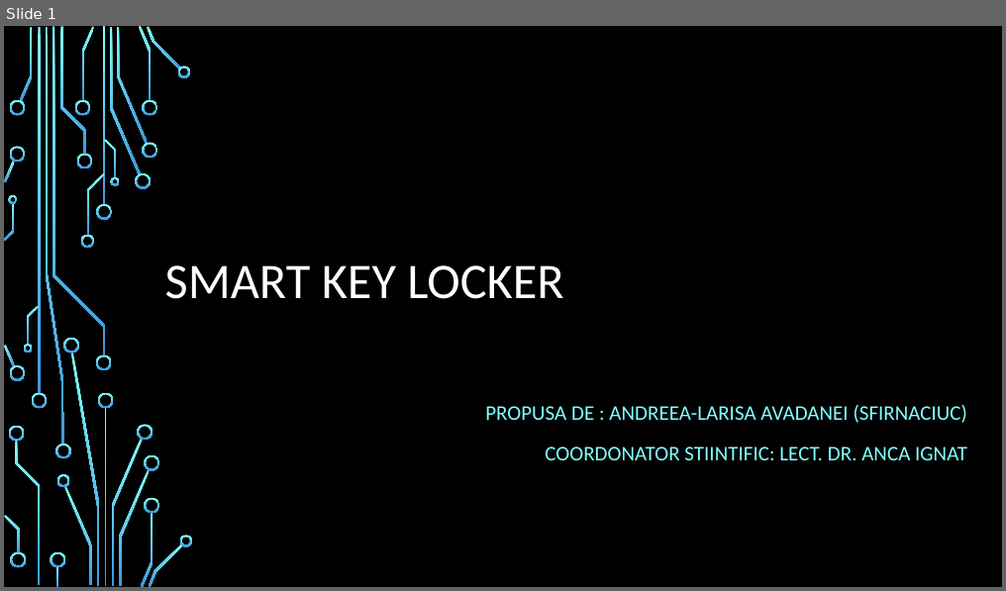
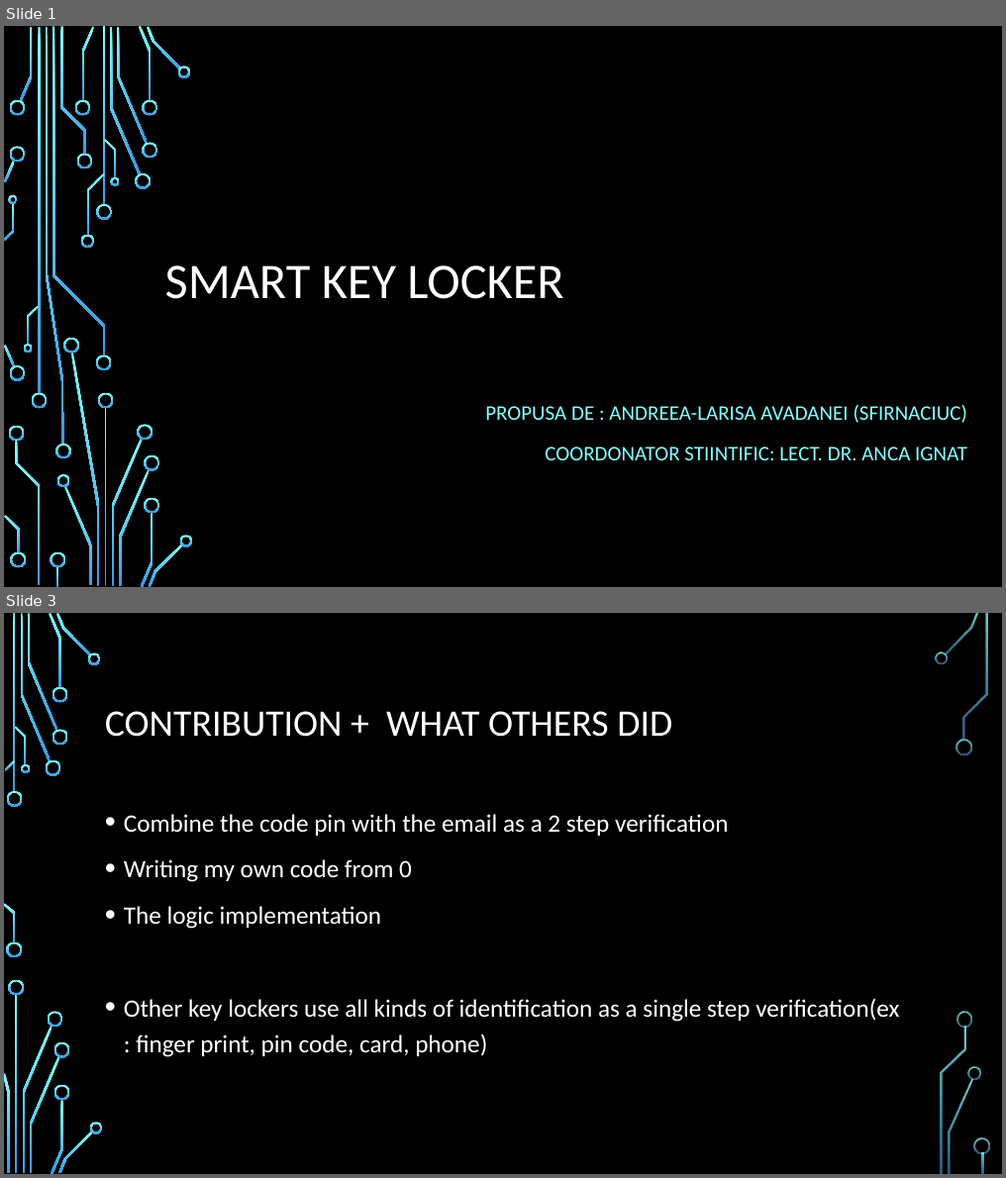
Before and after one commit to ALarissa/Licenta2019--Avadanei-Andreea-Larisa, a slide deck: Smart key locker.pptx. Shown one above the other, each under a label of ours: slide 1 before the commit, slides 1 and 3 after it; the slides between them are not shown. The pictures are 1006x591 and 1006x1178 pixels, drawn with LibreOffice and Linux fonts; fonts in the diff are those of the drawing; background and template pictures are left out. Boxes give left, top, right and bottom in pixels: in the first picture for what was removed or moved away, otherwise in the second. Text is boxed around its words. In the diff, an @@ line names an element or a change of style, - is before the commit and + after.

```diff
--- a/Smart key locker.pptx
+++ b/Smart key locker.pptx
@@ slide 3 added at [4,613,1002,1174], background picture (left out) @@
@@ title added at [105,711,672,737], 36 pt, text #FFFFFF @@
+CONTRIBUTION + WHAT OTHERS DID
@@ text added at [124,814,899,1058], 24 pt, text #FFFFFF @@
+• Combine the code pin with the email as a 2 step verification
+• Writing my own code from 0
+• The logic implementation
+• Other key lockers use all kinds of identification as a single step verification(ex : finger print, pin code, card, phone)
@@ group added at [4,613,990,1174]: 33 freeform shapes, 3 rectangles @@
```
Also in this commit, not shown: 3 slides changed, 5 other slides added, 5 slides removed.
